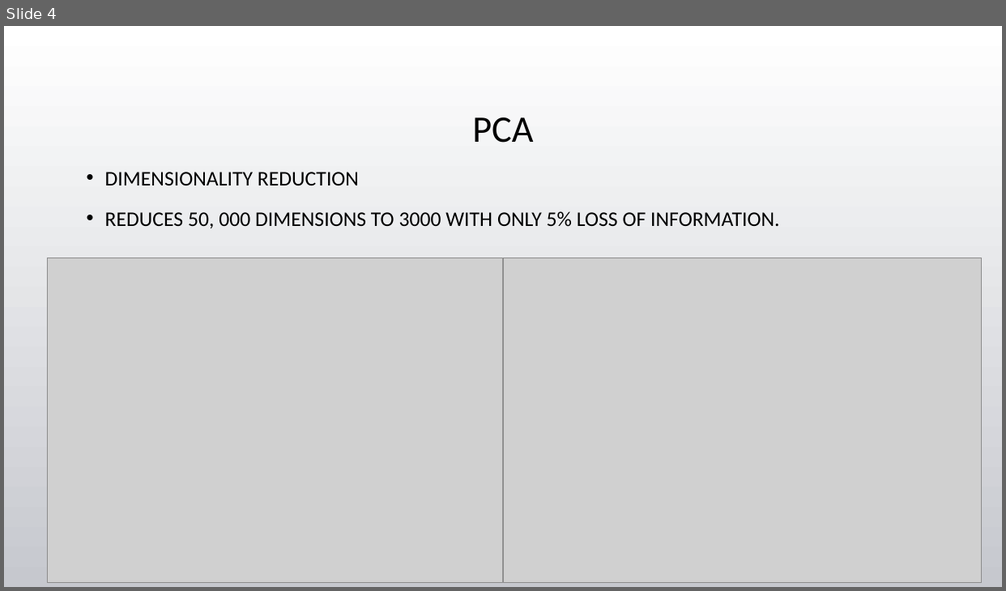
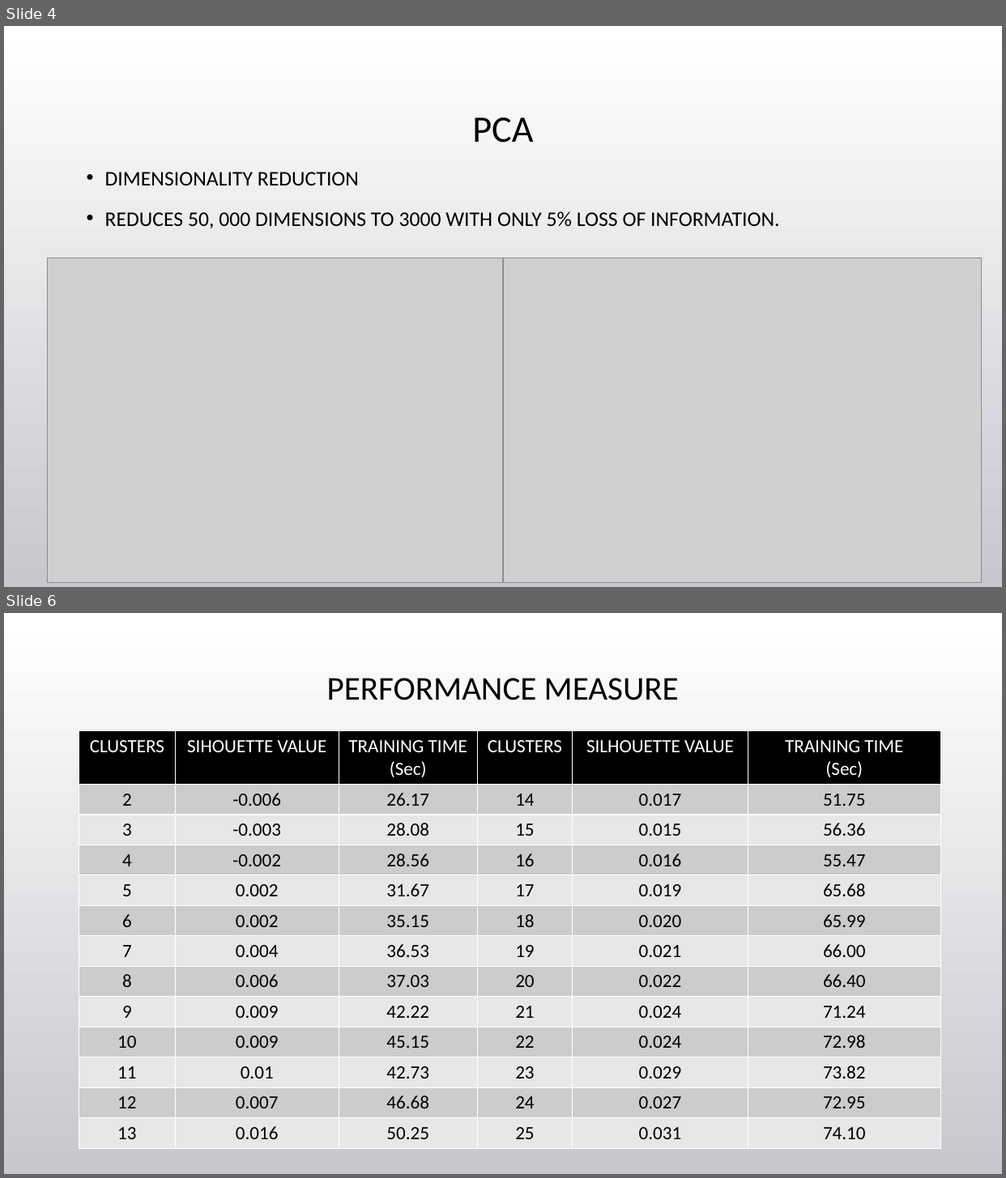
Before and after one commit to tgore03/CategorizeYoutubeVideos, a slide deck: Categorizing YouTube Videos.pptx. Shown one above the other, each under a label of ours: slide 4 before the commit, slides 4 and 6 after it; the slides between them are not shown. The pictures are 1006x591 and 1006x1178 pixels, drawn with LibreOffice and Linux fonts; fonts in the diff are those of the drawing; grey boxes stand for pictures; background and template pictures are left out. Boxes give left, top, right and bottom in pixels: in the first picture for what was removed or moved away, otherwise in the second. Text is boxed around its words. In the diff, an @@ line names an element or a change of style, - is before the commit and + after.

```diff
--- a/Categorizing YouTube Videos.pptx
+++ b/Categorizing YouTube Videos.pptx
@@ slide 6 added at (x1=4, y1=613, x2=1002, y2=1174), background picture (left out) @@
@@ title added at (x1=327, y1=678, x2=679, y2=700), 32 pt, text #000000 @@
+PERFORMANCE MEASURE
@@ table added at (x1=79, y1=731, x2=941, y2=1148), 13 rows, 6 columns @@
+CLUSTERS | SIHOUETTE VALUE | TRAINING TIME / (Sec) | CLUSTERS | SILHOUETTE VALUE | TRAINING TIME / (Sec)
+2 | -0.006 | 26.17 | 14 | 0.017 | 51.75
+3 | -0.003 | 28.08 | 15 | 0.015 | 56.36
+4 | -0.002 | 28.56 | 16 | 0.016 | 55.47
+5 | 0.002 | 31.67 | 17 | 0.019 | 65.68
+6 | 0.002 | 35.15 | 18 | 0.020 | 65.99
+7 | 0.004 | 36.53 | 19 | 0.021 | 66.00
+8 | 0.006 | 37.03 | 20 | 0.022 | 66.40
+9 | 0.009 | 42.22 | 21 | 0.024 | 71.24
+10 | 0.009 | 45.15 | 22 | 0.024 | 72.98
+11 | 0.01 | 42.73 | 23 | 0.029 | 73.82
+12 | 0.007 | 46.68 | 24 | 0.027 | 72.95
+13 | 0.016 | 50.25 | 25 | 0.031 | 74.10
```
Also in this commit, not shown: 2 slides changed, 2 other slides added, 3 slides removed, 3 other files.
